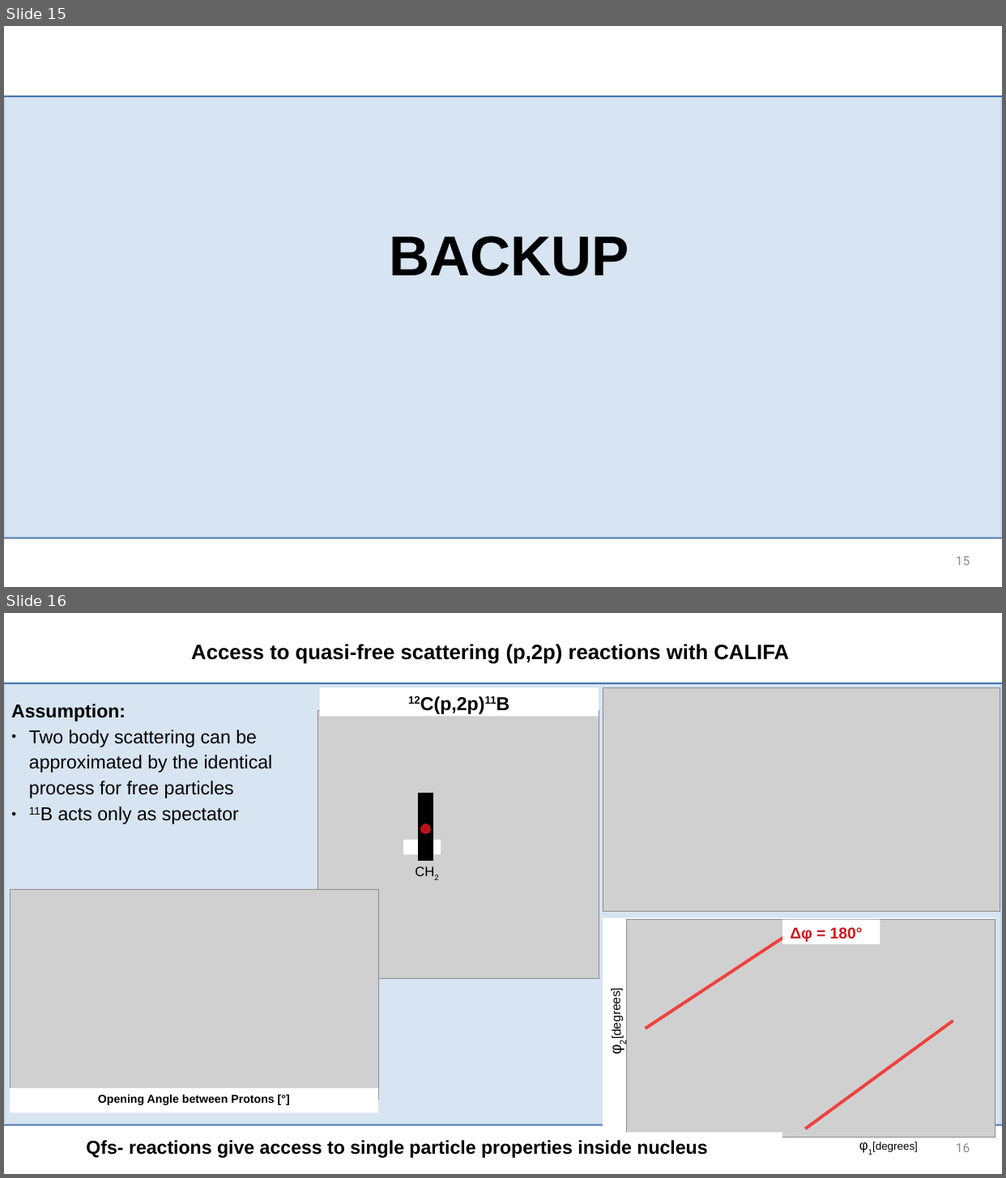
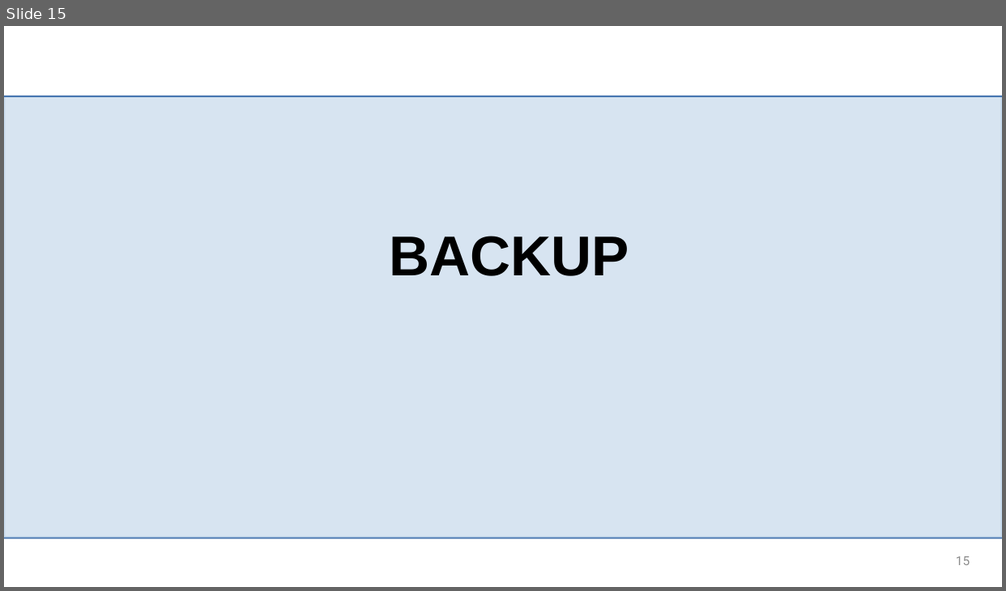
Before and after one commit to jenegger/r3bweek24_gsi, a slide deck: r3bweek_24_gsi.odp. Shown one above the other, each under a label of ours: slides 15 and 16 before the commit, slide 15 after it. The pictures are 1006x1178 and 1006x591 pixels, drawn with LibreOffice and Linux fonts; fonts in the diff are those of the drawing; grey boxes stand for pictures; background and template pictures are left out. Boxes give left, top, right and bottom in pixels: in the first picture for what was removed or moved away, otherwise in the second. Text is boxed around its words. In the diff, an @@ line names an element or a change of style, - is before the commit and + after.

```diff
--- a/r3bweek_24_gsi.odp
+++ b/r3bweek_24_gsi.odp
@@ slide 16 removed at bbox=[4, 613, 1002, 1174], background #FFFFFF; not listed: 3 template elements that a slide beside it also shows @@
@@ text removed at bbox=[191, 644, 789, 664] @@
-Access to quasi-free scattering (p,2p) reactions with CALIFA
@@ text removed at bbox=[11, 704, 273, 824] @@
-Assumption:
-● Two body scattering can be approximated by the identical process for free particles
-● 11B acts only as spectator
@@ group removed at bbox=[318, 688, 599, 979]: 3 rectangles, 1 picture, 1 ellipse, 1 text @@
-CH2
-12C(p,2p)11B
@@ picture removed at bbox=[603, 688, 999, 912] @@
@@ picture removed at bbox=[10, 890, 378, 1100] @@
@@ rectangle removed at bbox=[782, 920, 880, 944] @@
-Δφ = 180°
@@ group removed at bbox=[603, 918, 995, 1160]: 2 texts, 2 lines, 1 rectangle, 1 picture @@
-φ1[degrees]
-φ2[degrees]
@@ rectangle removed at bbox=[10, 1088, 378, 1113] @@
-Opening Angle between Protons [°]
@@ text removed at bbox=[86, 1140, 707, 1158] @@
-Qfs- reactions give access to single particle properties inside nucleus
@@ page number removed at bbox=[956, 1144, 970, 1152] @@
-16
```
Also in this commit, not shown: 4 slides changed, 6 other slides removed, 2 other files.
